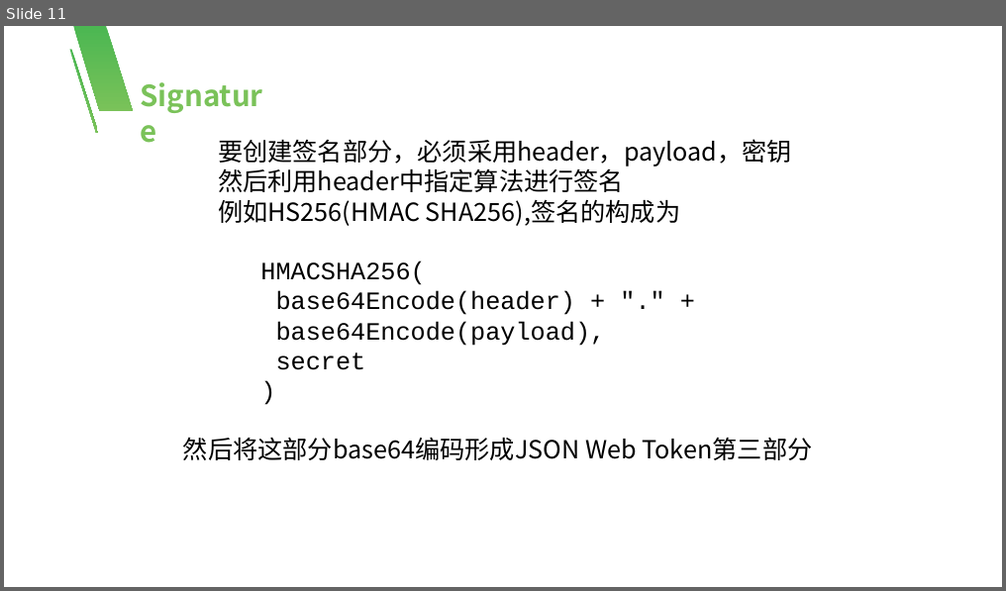
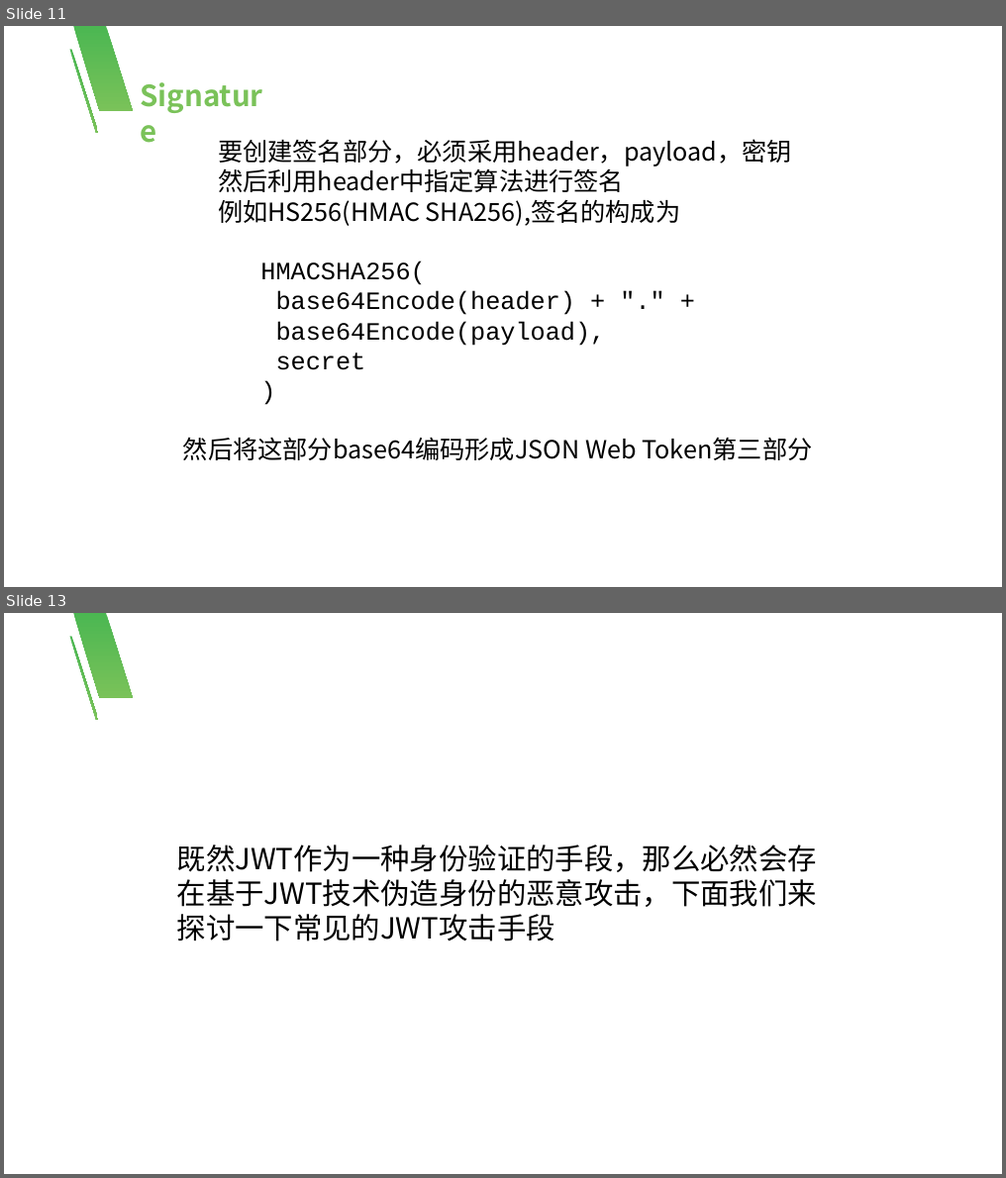
Before and after one commit to xikong-mubai/check_test, a slide deck: web/JWT.pptx. Shown one above the other, each under a label of ours: slide 11 before the commit, slides 11 and 13 after it; the slides between them are not shown. The pictures are 1006x591 and 1006x1178 pixels, drawn with LibreOffice and Linux fonts; fonts in the diff are those of the drawing. Boxes give left, top, right and bottom in pixels: in the first picture for what was removed or moved away, otherwise in the second. Text is boxed around its words. In the diff, an @@ line names an element or a change of style, - is before the commit and + after.

```diff
--- a/web/JWT.pptx
+++ b/web/JWT.pptx
@@ slide 13 added at bbox=[4, 613, 1002, 1174], background #FFFFFF; not listed: 2 template elements that a slide beside it also shows @@
@@ text added at bbox=[177, 845, 817, 942], 28 pt, text #000000 @@
+既然JWT作为一种身份验证的手段，那么必然会存在基于JWT技术伪造身份的恶意攻击，下面我们来探讨一下常见的JWT攻击手段
```
Also in this commit, not shown: 13 other slides added.
